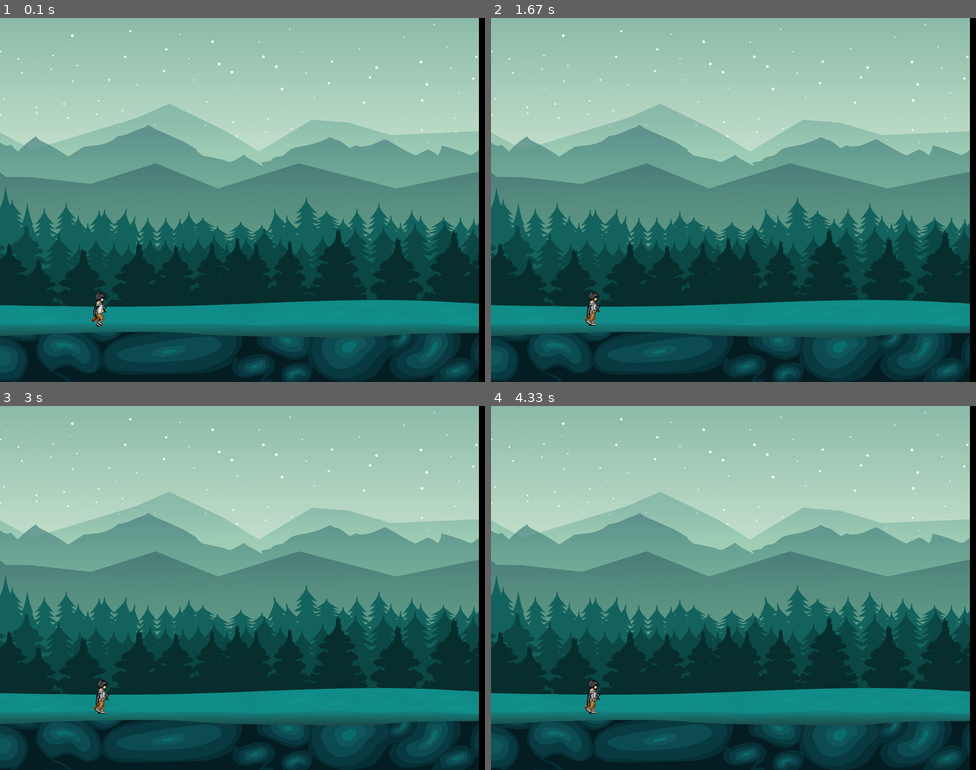
Above: before the commit, frames 1-4 (two rows, left to right).
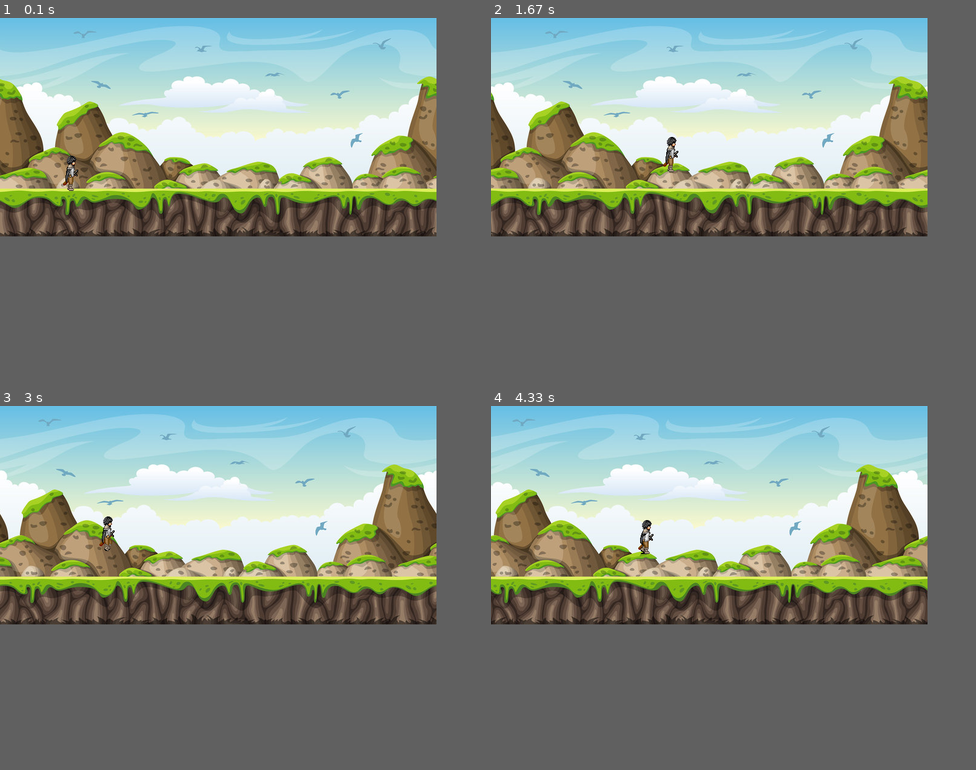
Above: after the commit, the same moments.

Repository: Aidix21/Pygame_project
Game: pygame game, started from first.py
The game is run twice, just before and just after one commit, with the same random seed, the same clock (stepped at 60 frames per second) and the same inputs.
Inputs:
- Up to frame 1 (0.1 s): no input
- Up to frame 2 (1.67 s): tap Space at 0.33, 0.73, 1.23 s; hold Right 0.67-1.13 s; hold Right 1.17-1.63 s
- Up to frame 3 (3 s): hold Left 1.67-2.2 s; tap Space at 1.73, 2.03, 2.3, 2.73 s; hold Left 2.23-2.63 s; hold Right from 2.67 s (still down)
- Up to frame 4 (4.33 s): tap Space at 3.03, 3.4, 3.9 s; release Right at 3.3 s; hold Left 3.33-3.8 s; hold Right 3.83-4.3 s
The window is 800x600 before the commit and 720x360 after it. Grey fills any space a smaller window leaves; there, only what the larger window draws over its background counts as a difference.

The runs differ from the first frame. In frame 1, 80% of the frame differs, in the area x 0-100%, y 0-100%; in frame 2, 80%; in frame 3, 80%; in frame 4, 80%.

Commit message:
progress

Diff:
--- a/first.py
+++ b/first.py
@@ -1,13 +1,14 @@
 import pygame
 
 
+clock = pygame.time.Clock()
 pygame.init()
-screen = pygame.display.set_mode((800, 600))
+screen = pygame.display.set_mode((720, 360))
 pygame.display.set_caption('Pygame_1')
 icon = pygame.image.load('images/icon.png')
 pygame.display.set_icon(icon)
 
-bg = pygame.image.load('images/bg.png')
+bg = pygame.image.load('images/bg.jpg')
 walk_left = [
     pygame.image.load('images/player_left/player_left_1.png'),
     pygame.image.load('images/player_left/player_left_2.png'),
@@ -29,16 +30,56 @@
     pygame.image.load('images/player_right/player_right_8.png')]
 
 anim_player_count = 0
+bg_x = 0
+
+player_speed = 20
+player_x = 100
+player_y = 225
+
+jump = False
+jump_count = 6
+
 
 running = True
 while running:
-    screen.blit(bg, (-10, 0))
-    screen.blit(walk_right[anim_player_count], (150, 450))
+
+    screen.blit(bg, (bg_x, 0))
+    screen.blit(bg, (bg_x + 720, 0))
+
+    keys = pygame.key.get_pressed()
+
+    if keys[pygame.K_LEFT]:
+        screen.blit(walk_left[anim_player_count], (player_x, player_y))
+    else:
+        screen.blit(walk_right[anim_player_count], (player_x, player_y))
+
+    if keys[pygame.K_LEFT] and player_x > 20:
+        player_x -= player_speed
+    elif keys[pygame.K_RIGHT] and player_x < 680:
+        player_x += player_speed
+
+    if not jump:
+        if keys[pygame.K_SPACE]:
+            jump = True
+    else:
+        if jump_count >= -6:
+            if jump_count > 0:
+                player_y -= jump_count ** 2 / 2
+            else:
+                player_y += jump_count ** 2 / 2
+            jump_count -= 1
+        else:
+            jump = False
+            jump_count = 6
 
     if anim_player_count == 7:
         anim_player_count = 0
     else:
         anim_player_count += 1
+
+    bg_x -= 2
+    if bg_x == -720:
+        bg_x = 0
 
     pygame.display.update()
 
@@ -46,3 +87,5 @@
         if event.type == pygame.QUIT:
             running = False
             pygame.quit()
+
+    clock.tick(10)
Binary file changed: images/bg.jpg
